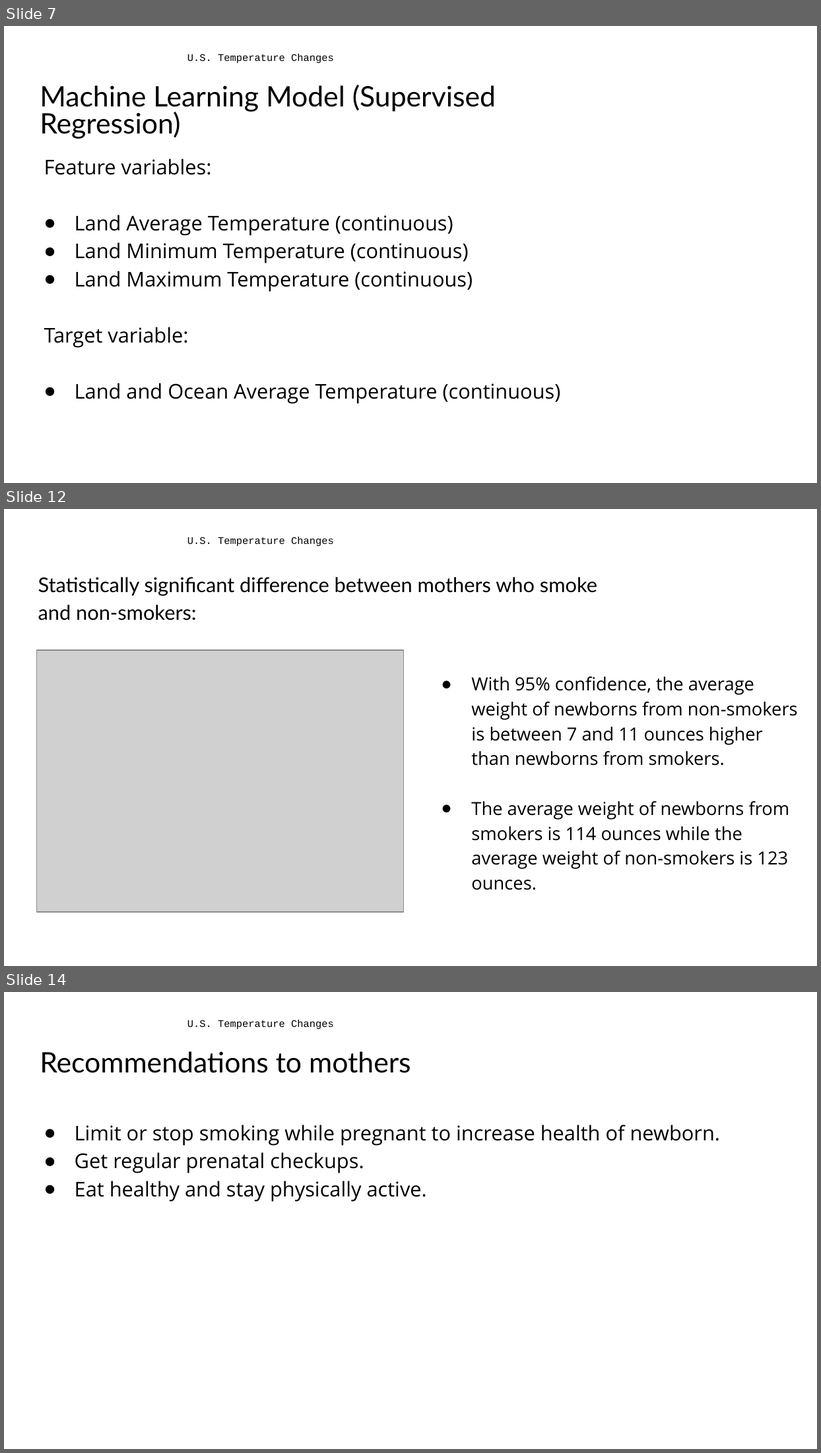
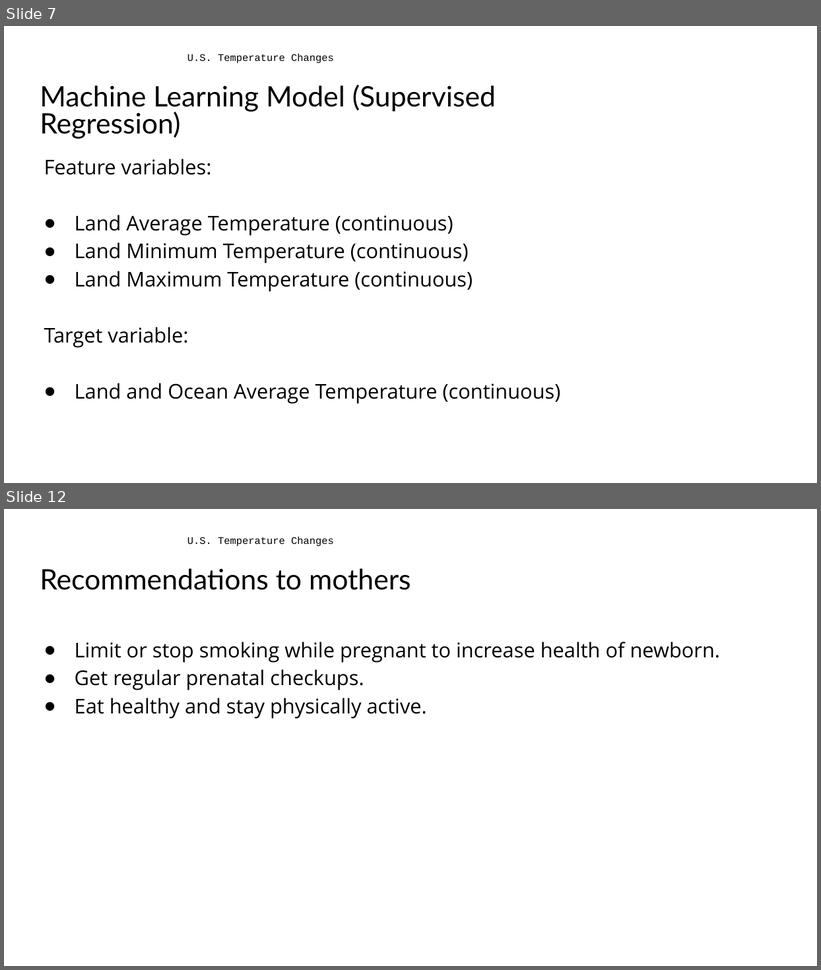
Before and after one commit to matthewshawnkehoe/Data-Science-Projects, a slide deck: Capstone Projects/Capstone_Two_Supervised_ML/Predicting_Temperature_Change.pptx. Shown one above the other, each under a label of ours: slides 7, 12 and 14 before the commit, slides 7 and 12 after it; the slides between them are not shown. The pictures are 821x1453 and 821x970 pixels, drawn with LibreOffice and Linux fonts; fonts in the diff are those of the drawing; grey boxes stand for pictures; background and template pictures are left out. Boxes give left, top, right and bottom in pixels: in the first picture for what was removed or moved away, otherwise in the second. Text is boxed around its words. In the diff, an @@ line names an element or a change of style, - is before the commit and + after.

```diff
--- a/Capstone Projects/Capstone_Two_Supervised_ML/Predicting_Temperature_Change.pptx
+++ b/Capstone Projects/Capstone_Two_Supervised_ML/Predicting_Temperature_Change.pptx
@@ slide 12 removed at bbox=[4, 509, 817, 966], background #FFFFFF; not listed: 1 template element that a slide beside it also shows @@
@@ subtitle removed at bbox=[38, 577, 597, 621] @@
-Statistically significant difference between mothers who smoke and non-smokers:
@@ picture removed at bbox=[36, 650, 404, 912] @@
@@ subtitle removed at bbox=[471, 677, 798, 890] @@
-● With 95% confidence, the average weight of newborns from non-smokers is between 7 and 11 ounces higher than newborns from smokers.
-● The average weight of newborns from smokers is 114 ounces while the average weight of non-smokers is 123 ounces.
@@ what was slide 14 is now slide 12 @@
```
Also in this commit, not shown: 3 slides changed, 1 other slide removed, 1 other file.
